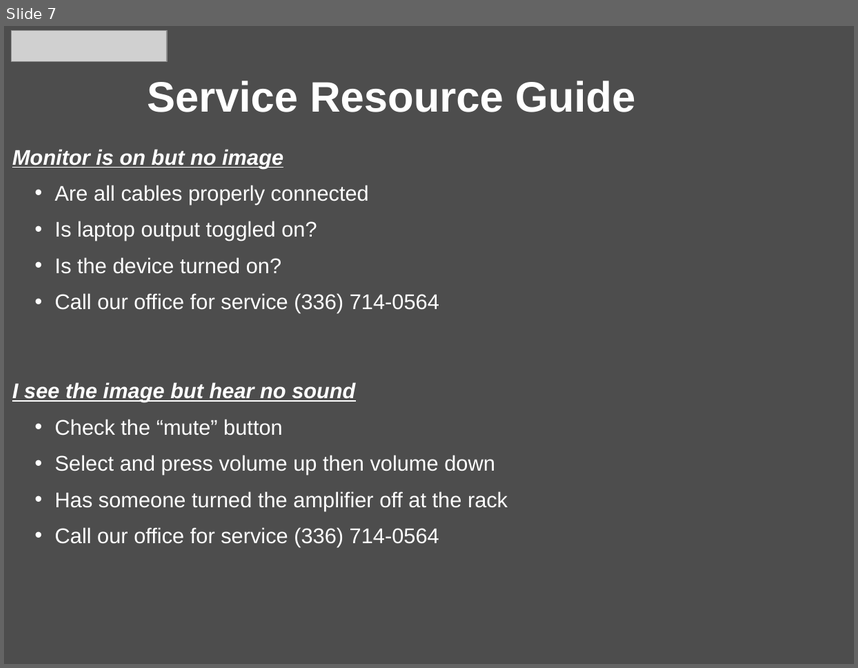
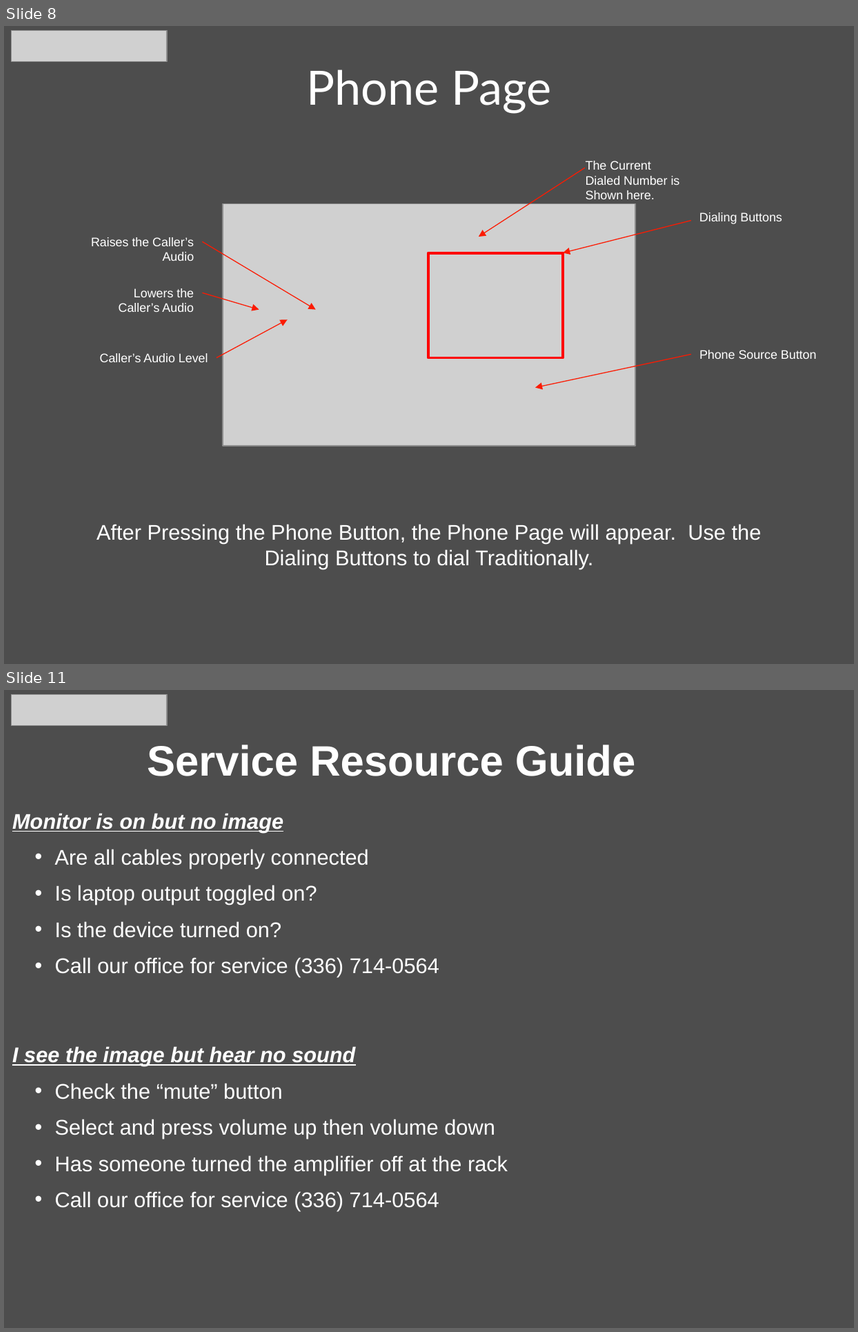
Before and after one commit to CurtisChurch/Pentair, a slide deck: User Manuals/Quick Reference Guide Pentair - Large Conference Room.pptx. Shown one above the other, each under a label of ours: slide 7 before the commit, slides 8 and 11 after it; the slides between them are not shown. The pictures are 858x668 and 858x1332 pixels, drawn with LibreOffice and Linux fonts; fonts in the diff are those of the drawing; grey boxes stand for pictures; background and template pictures are left out. Boxes give left, top, right and bottom in pixels: in the first picture for what was removed or moved away, otherwise in the second. Text is boxed around its words. In the diff, an @@ line names an element or a change of style, - is before the commit and + after.

```diff
--- a/User Manuals/Quick Reference Guide Pentair - Large Conference Room.pptx
+++ b/User Manuals/Quick Reference Guide Pentair - Large Conference Room.pptx
@@ slide 8 added at <box>4,26,854,664</box>, background picture (left out) @@
@@ picture added at <box>11,30,166,61</box> @@
@@ title added at <box>307,69,551,114</box>, 40 pt, text #FFFFFF @@
+Phone Page
@@ arrow added from (584, 168) to (478, 237), #FB1B03 0.75 pt @@
@@ text added at <box>586,161,680,199</box>, 10.5 pt, text #FFFFFF @@
+The Current Dialed Number is Shown here.
@@ picture added at <box>223,203,635,445</box> @@
@@ arrow added from (691, 221) to (564, 253), #FB1B03 0.75 pt @@
@@ text added at <box>700,212,782,224</box>, 10.5 pt, text #FFFFFF @@
+Dialing Buttons
@@ text added at <box>91,237,194,261</box>, 10.5 pt, text #FFFFFF @@
+Raises the Caller’s Audio
@@ arrow added from (202, 242) to (316, 309), #FB1B03 0.75 pt @@
@@ rectangle added at <box>428,252,563,357</box>, outline #FF0000 2.25 pt @@
@@ text added at <box>119,288,194,312</box>, 10.5 pt, text #FFFFFF @@
+Lowers the Caller’s Audio
@@ arrow added from (202, 293) to (259, 309), #FB1B03 0.75 pt @@
@@ arrow added from (217, 357) to (287, 319), #FB1B03 0.75 pt @@
@@ text added at <box>100,353,208,362</box>, 10.5 pt, text #FFFFFF @@
+Caller’s Audio Level
@@ arrow added from (691, 354) to (535, 388), #FB1B03 0.75 pt @@
@@ text added at <box>700,350,817,359</box>, 10.5 pt, text #FFFFFF @@
+Phone Source Button
@@ text added at <box>96,523,762,568</box>, 18 pt, text #FFFFFF @@
+After Pressing the Phone Button, the Phone Page will appear. Use the Dialing Buttons to dial Traditionally.
@@ what was slide 7 is now slide 11 @@
```
Also in this commit, not shown: 5 slides changed, 5 other slides added, 2 slides removed, 1 other file.
